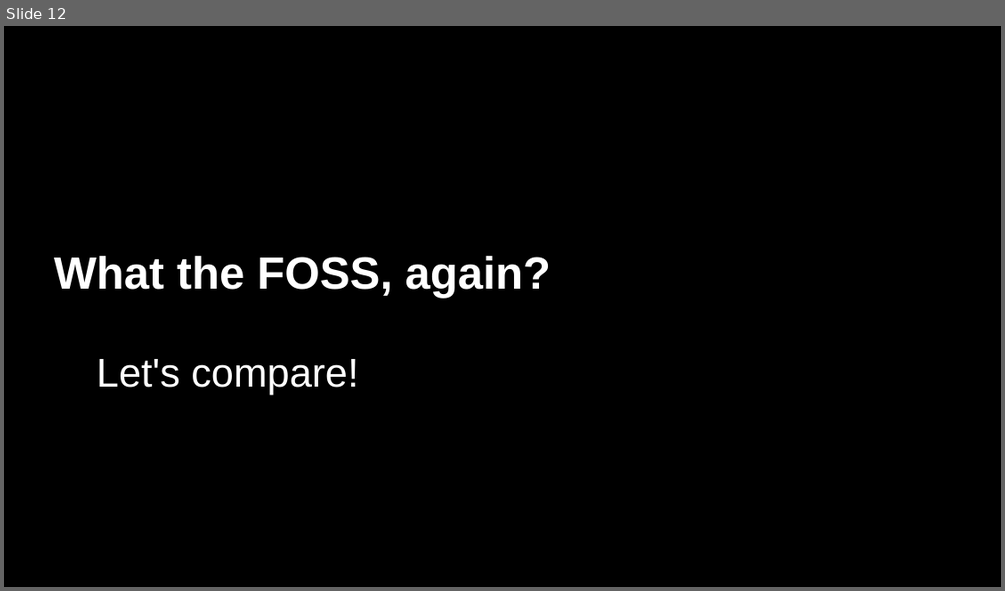
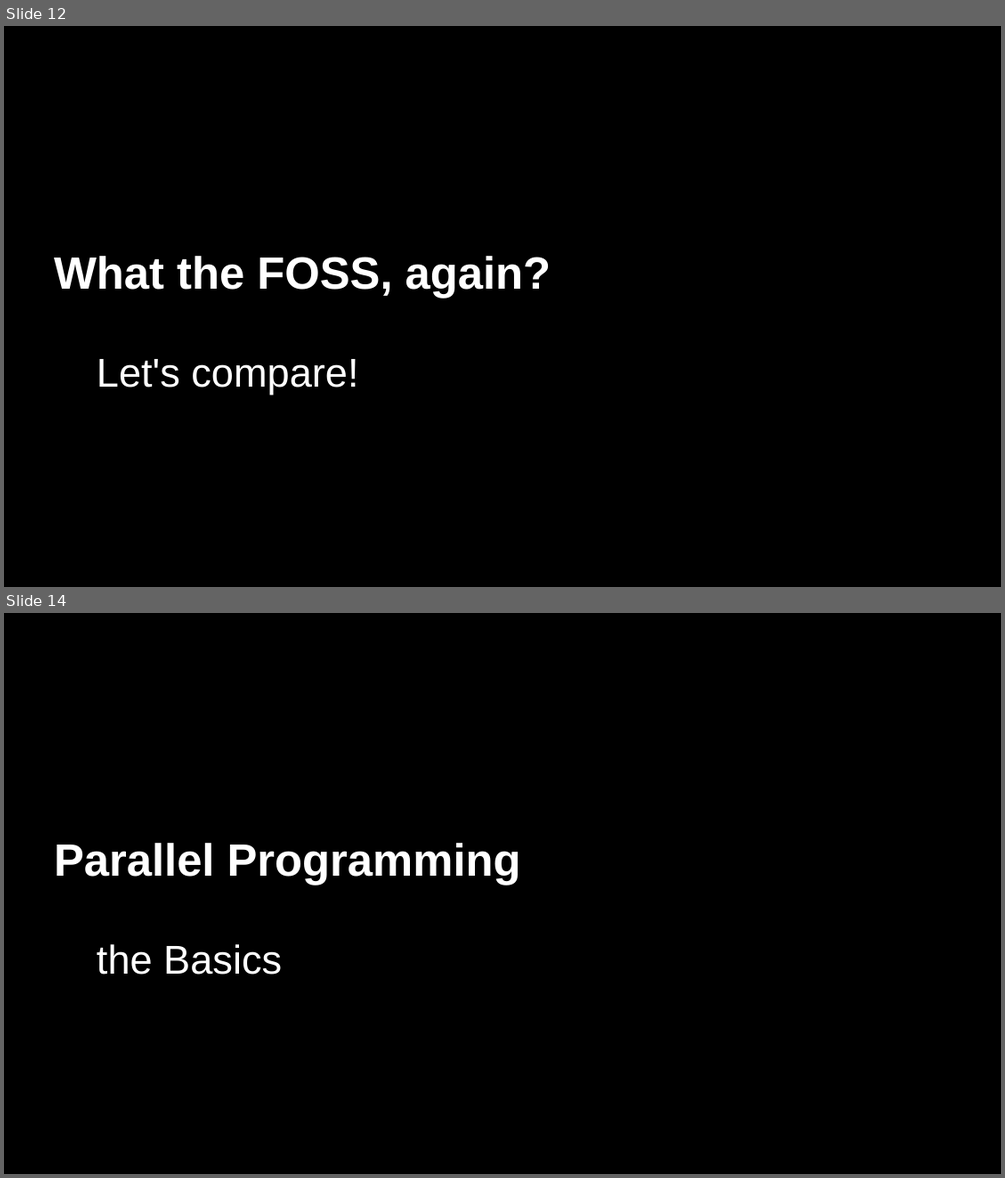
Before and after one commit to ax3l/datenspuren_2016, a slide deck: Slides.odp. Shown one above the other, each under a label of ours: slide 12 before the commit, slides 12 and 14 after it; the slides between them are not shown. The pictures are 1005x591 and 1005x1178 pixels, drawn with LibreOffice and Linux fonts; fonts in the diff are those of the drawing; background and template pictures are left out. Boxes give left, top, right and bottom in pixels: in the first picture for what was removed or moved away, otherwise in the second. Text is boxed around its words. In the diff, an @@ line names an element or a change of style, - is before the commit and + after.

```diff
--- a/Slides.odp
+++ b/Slides.odp
@@ slide 14 added at bbox=[4, 613, 1001, 1174], background #000000 @@
@@ title added at bbox=[54, 843, 521, 885], 36 pt, text #FFFFFF, bold @@
+Parallel Programming
@@ text added at bbox=[97, 944, 282, 974], 32 pt, text #FFFFFF @@
+the Basics
```
Also in this commit, not shown: 1 slide changed, 13 other slides added.
